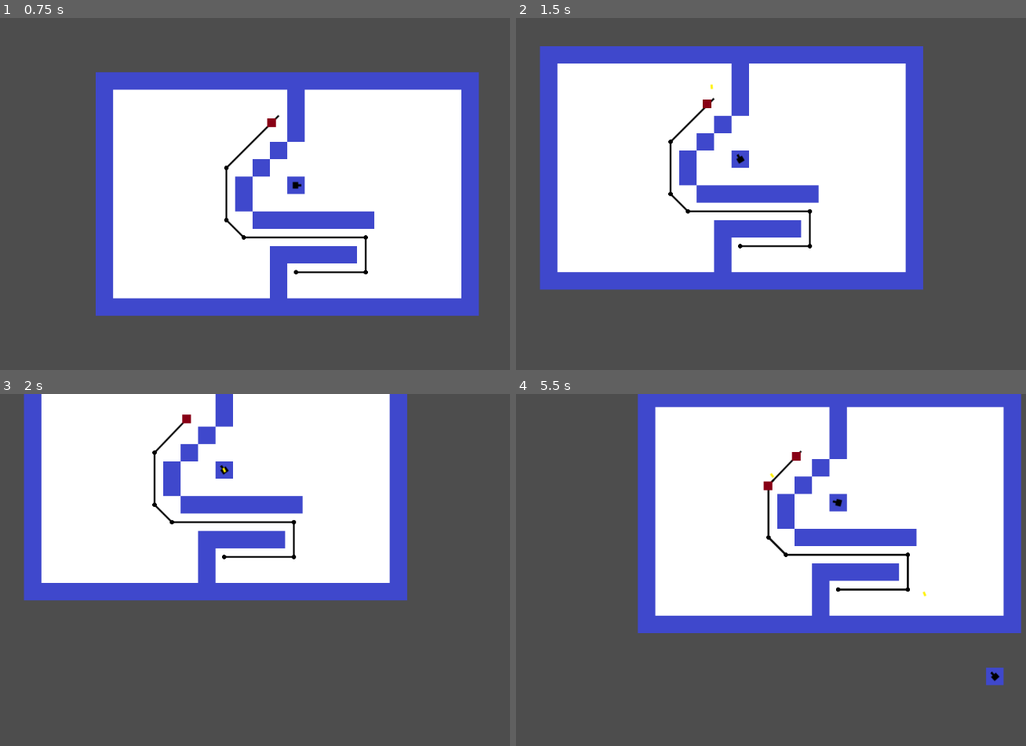
Above: before the commit, frames 1-4 (two rows, left to right).
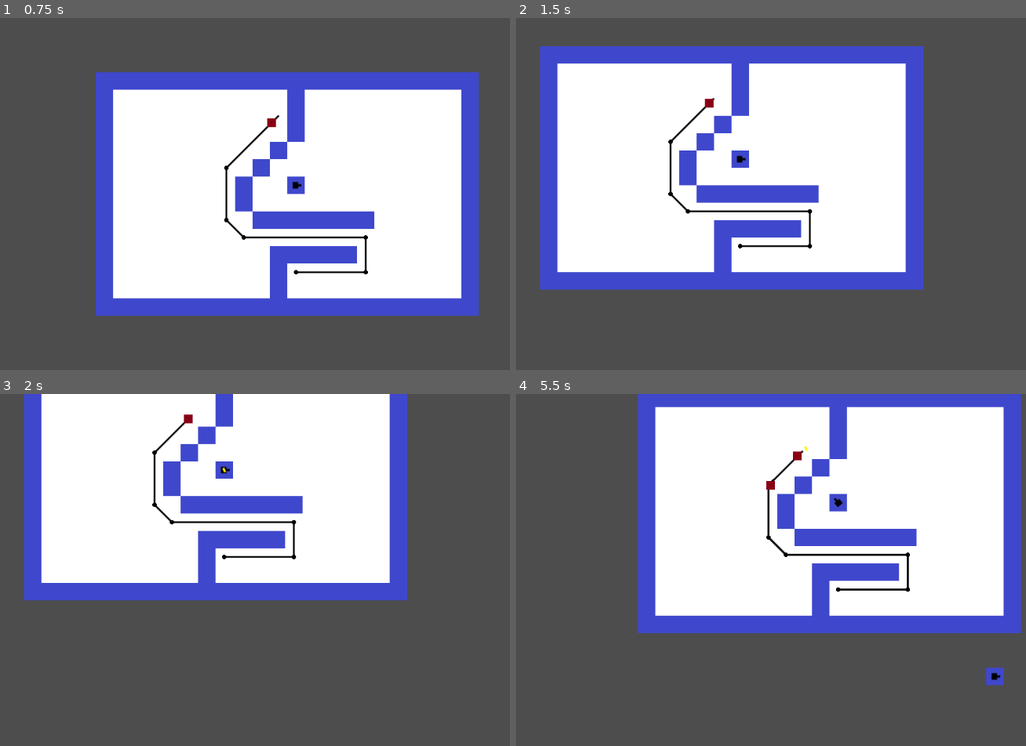
Above: after the commit, the same moments.

Repository: bartsides/TowerDefense
Game: Godot game, scene res://td.tscn
The game is run twice, just before and just after one commit, with the same random seed, the same clock (stepped at 60 frames per second) and the same inputs.
Inputs (mouse positions are in pixels of both pictures, inside the frame that each line leads up to):
- Up to frame 1 (0.75 s): move the mouse to (453, 176) at 0.52 s; hold D (move_right) from 0.53 s (still down); hold 2 (2) from 0.53 s (still down)
- Up to frame 2 (1.5 s): move the mouse to (704, 211) at 1.27 s; release D (move_right) at 1.28 s; release 2 (2) at 1.28 s; hold S (move_down) from 1.28 s (still down); tap 1 (1) at 1.35 s
- Up to frame 3 (2 s): keep holding S (move_down); tap 2 (2) at 1.55 s
- Up to frame 4 (5.5 s): move the mouse to (893, 492) at 2.02 s; release S (move_down) at 2.03 s; hold D (move_right) 2.03-2.78 s; hold 2 (2) 2.03-2.78 s; move the mouse to (796, 640) at 2.77 s; hold W (move_up) 2.78-3.53 s; click (796, 640) at 2.85 s; tap 2 (2) at 3.05, 3.8, 4.55 s; move the mouse to (1015, 622) at 3.52 s; hold Mouse wheel down (mouse_scroll_down) 3.53-4.28 s; hold A (move_left) 3.53-5.03 s; move the mouse to (643, 517) at 4.27 s; tap Mouse wheel up (mouse_scroll_up) at 4.35 s; move the mouse to (862, 570) at 5.02 s; hold S (move_down) from 5.03 s (still down); hold 2 (2) from 5.03 s (still down)

Frame 1 is identical in both runs. In frame 2, less than 0.1% of the frame differs, in the area x 36-46%, y 18-42%; in frame 3, 0.1%; in frame 4, 0.2%, in the area x 48-96%, y 14-82%.

Commit message:
Attack range
Handle attack range when selecting enemy

Diff:
--- a/turret.gd
+++ b/turret.gd
@@ -19,45 +19,46 @@
 		$Sprite2D.look_at(target_enemy.position)
 
 func _target_enemy():
-	# TODO: Handle attack range
 	var enemies = get_node("/root/TD/Enemies").get_children()
 	if len(enemies) < 1:
 		return
 	var enemy_dist = -1.0
 	var selected_enemy : Enemy = null
 	for enemy in enemies:
+		var dist = enemy.position.distance_to(position)
+		if dist > ATTACK_RANGE:
+			continue
+
 		if selected_enemy == null:
 			selected_enemy = enemy
-			enemy_dist = enemy.position.distance_to(position)
+			enemy_dist = dist
 			continue
 
-		var select = false
+		var select_enemy = false
 
 		match AIM_STYLE:
 			AIM_STYLES.FIRST:
-				select = enemy.number < selected_enemy.number
+				select_enemy = enemy.number < selected_enemy.number
 			AIM_STYLES.FOCUS_FIRST:
-				select = enemy.number < selected_enemy.number
+				select_enemy = enemy.number < selected_enemy.number
 			AIM_STYLES.LAST:
-				select = enemy.number > selected_enemy.number
+				select_enemy = enemy.number > selected_enemy.number
 			AIM_STYLES.FOCUS_LAST:
-				select = enemy.number > selected_enemy.number
+				select_enemy = enemy.number > selected_enemy.number
 			AIM_STYLES.CLOSEST:
-				var dist = enemy.position.distance_to(position)
-				select = enemy_dist < dist
-				if select:
+				select_enemy = enemy_dist < dist
+				if select_enemy:
 					enemy_dist = dist
 			AIM_STYLES.FURTHEST:
-				var dist = enemy.position.distance_to(position)
-				select = enemy_dist < dist
-				if select:
+				select_enemy = enemy_dist < dist
+				if select_enemy:
 					enemy_dist = dist
 			AIM_STYLES.STRONGEST:
-				select = enemy.health > selected_enemy.HEALTH
+				select_enemy = enemy.health > selected_enemy.HEALTH
 			AIM_STYLES.WEAKEST:
-				select = enemy.health < selected_enemy.HEALTH
+				select_enemy = enemy.health < selected_enemy.HEALTH
 
-		if select:
+		if select_enemy:
 			selected_enemy = enemy
 
 	if AIM_STYLE == AIM_STYLES.FOCUS_FIRST || AIM_STYLE == AIM_STYLES.FOCUS_LAST:
--- a/turret.tscn
+++ b/turret.tscn
@@ -5,7 +5,6 @@
 
 [node name="Turret" type="Node2D"]
 script = ExtResource("1_lv4ic")
-AIM_STYLE = 2
 
 [node name="Sprite2D" type="Sprite2D" parent="."]
 texture = ExtResource("1_l7t6t")
